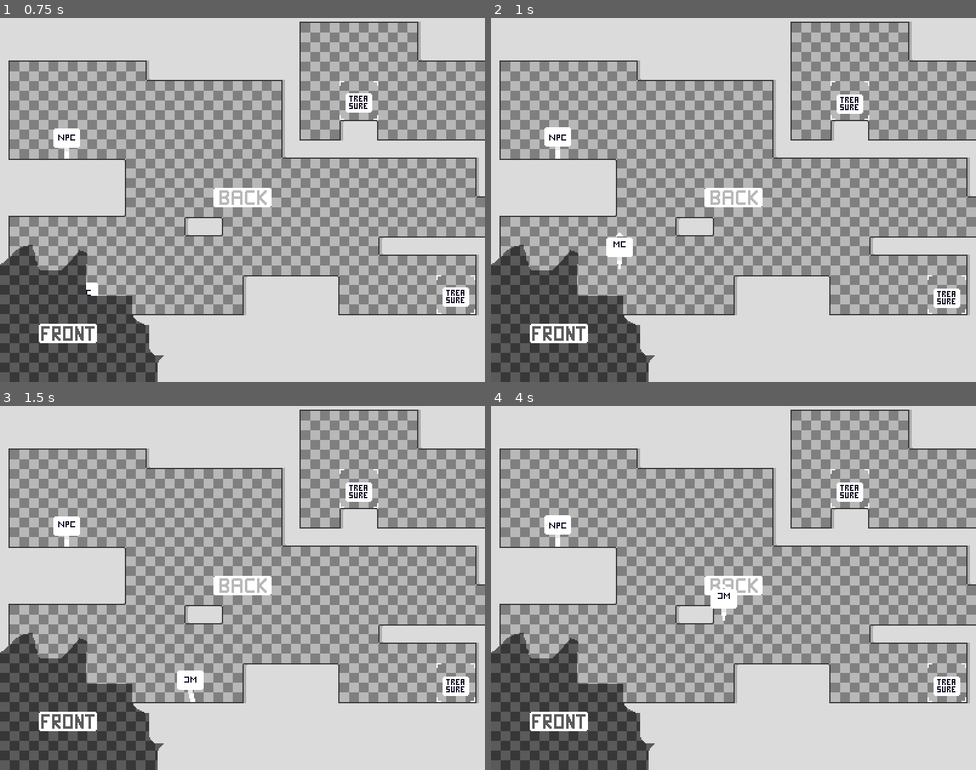
Above: before the commit, frames 1-4 (two rows, left to right).
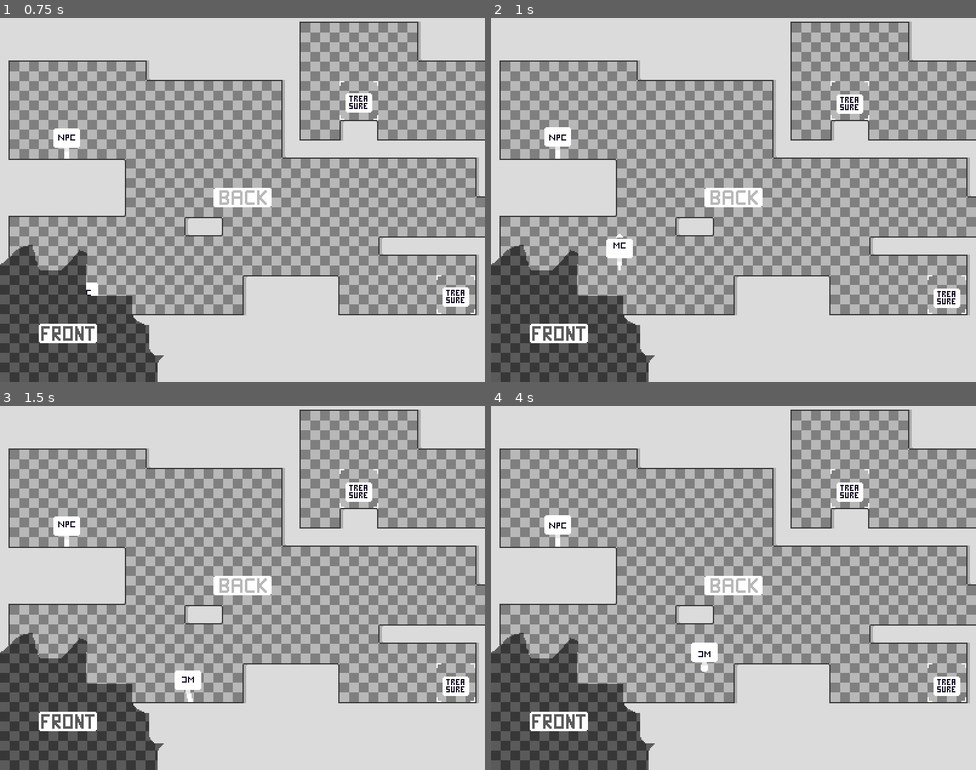
Above: after the commit, the same moments.

Repository: FreezedRain/CustomizablePlatformer
Game: Godot game, scene res://scenes/game.tscn
Two runs of this game, one before a commit and one after it. Both use one fixed random seed, a clock stepped at 60 frames per second and the inputs below.
Inputs:
- Up to frame 1 (0.75 s): hold D (right) from 0.53 s (still down); tap E (interact) at 0.6 s
- Up to frame 2 (1 s): keep holding D (right); tap Space (jump) at 0.77 s
- Up to frame 3 (1.5 s): release D (right) at 1.28 s; hold A (left) from 1.28 s (still down); tap E (interact) at 1.35 s
- Up to frame 4 (4 s): tap Space (jump) at 1.52, 3.02, 3.77 s; release A (left) at 2.03 s; hold D (right) 2.03-3.53 s; tap E (interact) at 2.1, 2.85, 3.6 s; hold A (left) from 3.53 s (still down)

Frame 1 is identical in both runs. In frame 2, less than 0.1% of the frame differs, in the area x 23-30%, y 59-70%; in frame 3, 0.1%; in frame 4, 0.6%, in the area x 41-51%, y 49-73%.

Commit message:
Update player.gd

Diff:
--- a/scenes/player/player.gd
+++ b/scenes/player/player.gd
@@ -2,7 +2,7 @@
 
 # Movement
 const SPEED = 152
-const JUMP_VELOCITY = 230
+const JUMP_VELOCITY = 225
 const GRAVITY = -450
 const COYOTE_TIME = 0.1
 const JUMP_QUEUE_TIME = 0.1
